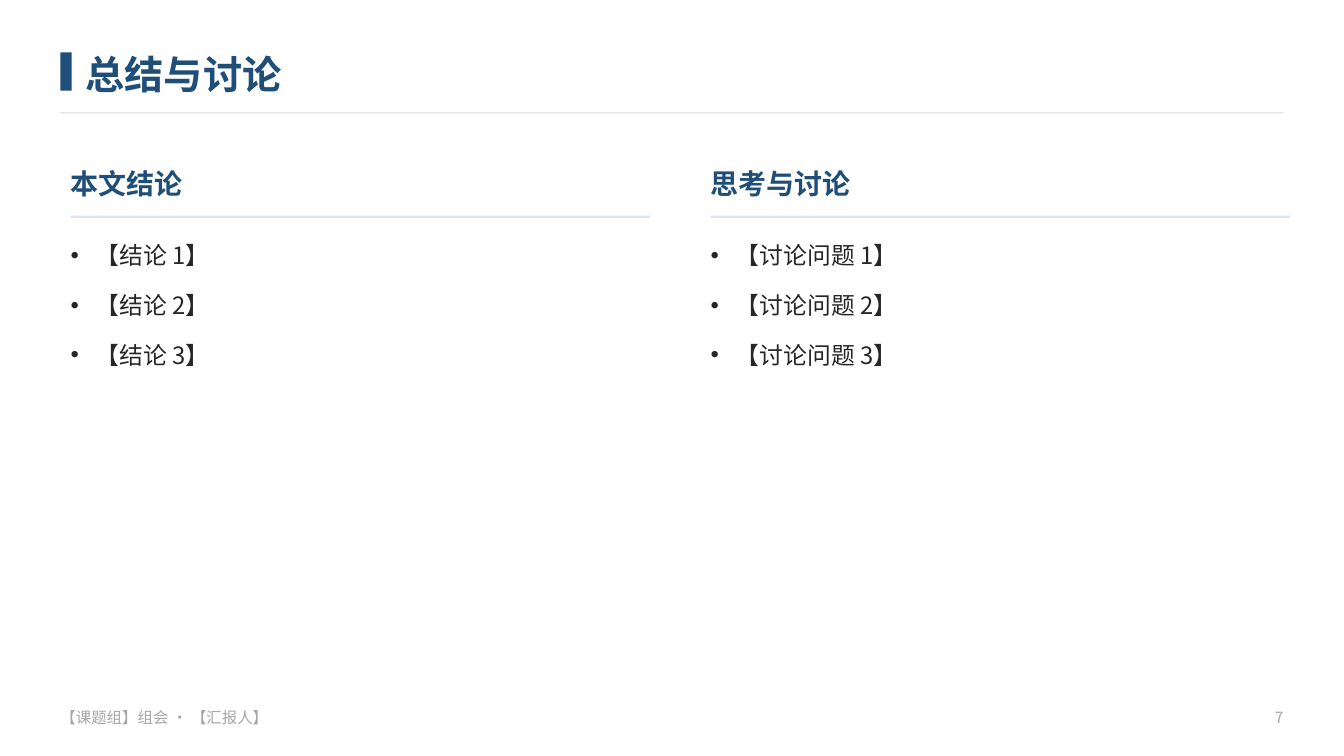
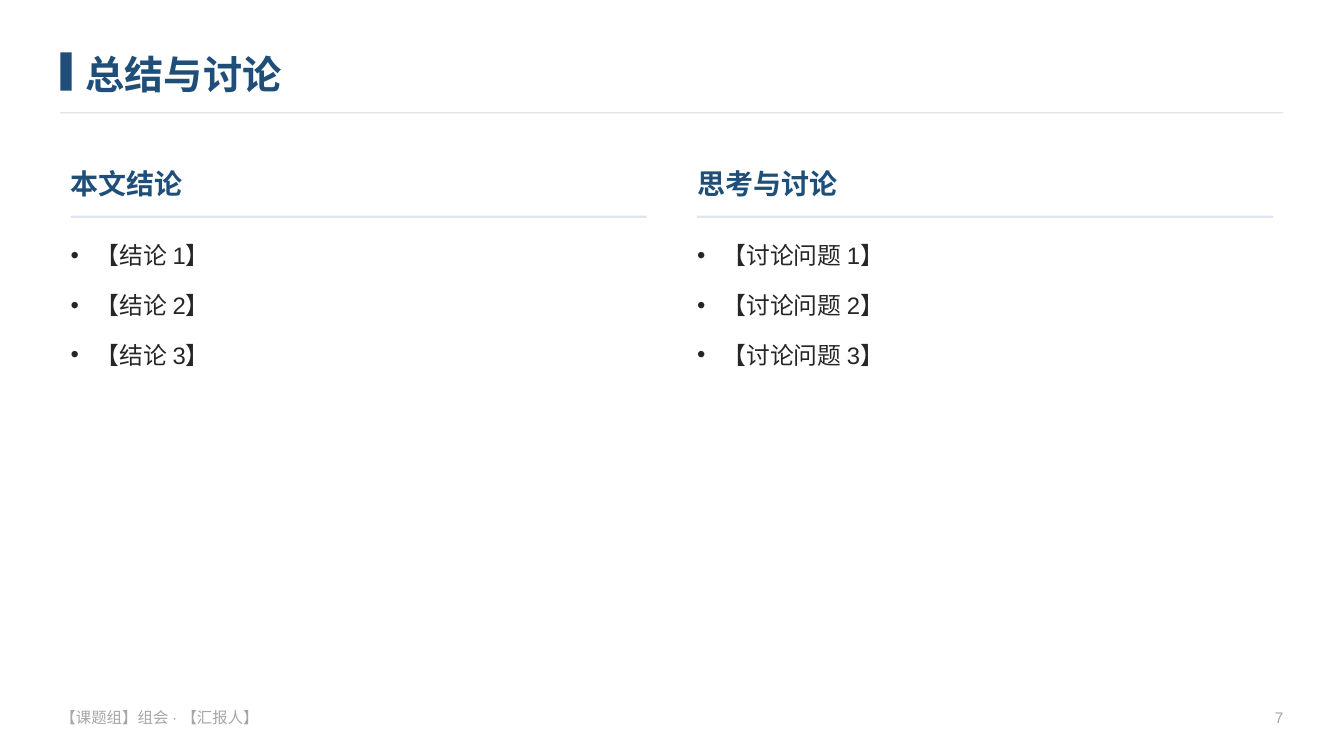
Before and after one commit to smallSheep123/paper-skills, a slide deck: slide 7 of paper-ppt/styles/domestic/template.pptx. Drawn at 1344x756 pixels with LibreOffice and Linux fonts; fonts in the diff are those of the drawing. Boxes give left, top, right and bottom in pixels: in the first picture for what was removed or moved away, otherwise in the second. Text is boxed around its words. In the diff, an @@ line names an element or a change of style, - is before the commit and + after.

```diff
--- a/paper-ppt/styles/domestic/template.pptx
+++ b/paper-ppt/styles/domestic/template.pptx
@@ text "思考与讨论": place and size @@
-text "思考与讨论" at [711,170,851,197]
+text "思考与讨论" at [697,170,837,197]
@@ text "【结论 1】" at [96,244,210,366]: font Noto Sans CJK SC to Arial in "1】", "2】", "3】" @@
@@ line moved from (71, 217) - (650, 217) to (71, 217) - (647, 217) @@
@@ text "【讨论问题 1】" at [722,244,884,366]: font Noto Sans CJK SC to Arial in "1】", "2】", "3】" @@
@@ text "【讨论问题 1】": place and size @@
-text "【讨论问题 1】" at [736,244,897,366]
+text "【讨论问题 1】" at [722,244,884,366]
@@ line moved from (711, 217) - (1291, 217) to (698, 217) - (1273, 217) @@
@@ text "【课题组】组会 · 【汇报人】" at [60,710,259,724]: font Noto Sans CJK SC to Arial in "·" @@
@@ text "7" at [1275,712,1284,723]: font Noto Sans CJK SC to Arial @@
```
Also in this commit, not shown: 7 other slides changed, 34 other files.
